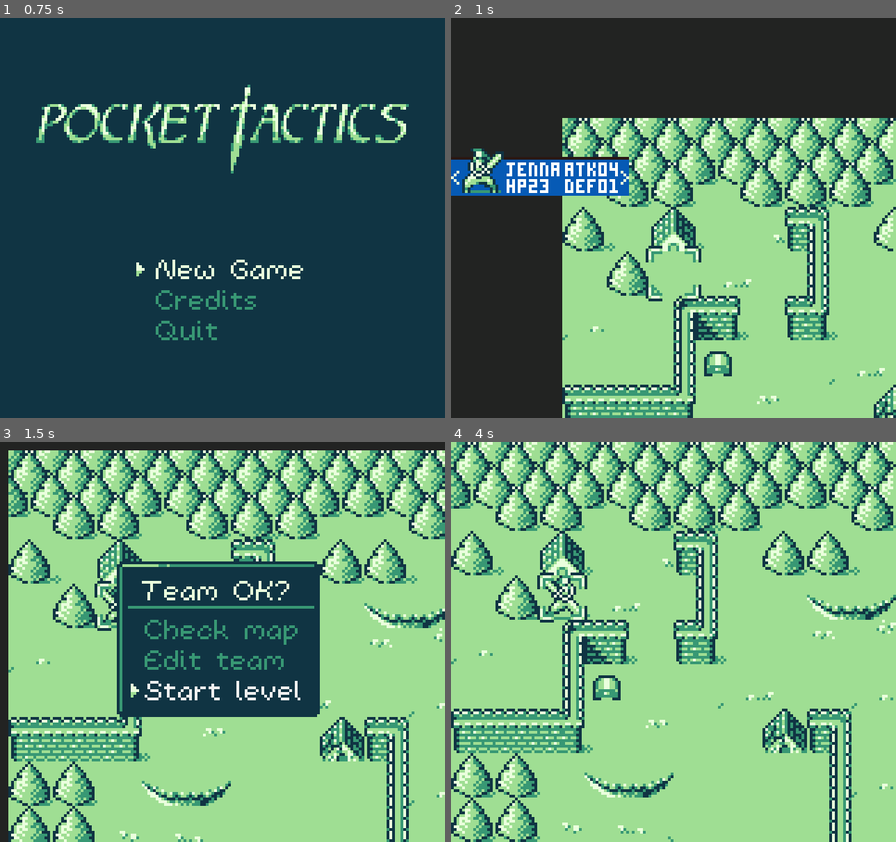
Above: before the commit, frames 1-4 (two rows, left to right).
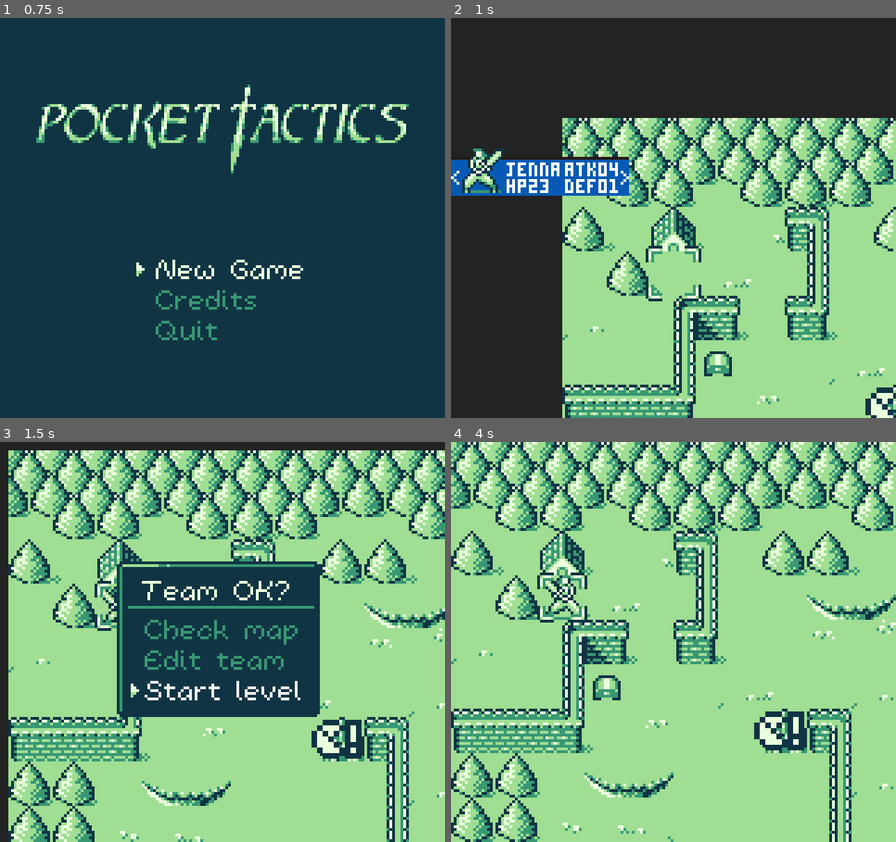
Above: after the commit, the same moments.

Repository: kevinlights/titan_tactics
Game: Godot game, scene res://scenes/landing.tscn
The game is run twice, just before and just after one commit, with the same random seed, the same clock (stepped at 60 frames per second) and the same inputs.
Inputs (mouse positions are in pixels of both pictures, inside the frame that each line leads up to):
- Up to frame 1 (0.75 s): click "New Game" at 0.5 s
- Up to frame 2 (1 s): no input
- Up to frame 3 (1.5 s): move the mouse to (320, 622) at 1.27 s; hold Right (ui_right) from 1.28 s (still down); tap Keypad Enter (ui_accept) at 1.35 s
- Up to frame 4 (4 s): tap Keypad Enter (ui_accept) at 1.52, 1.82, 2.1, 2.27, 2.57, 2.85, 3.6, 3.77 s; move the mouse to (584, 662) at 2.02 s; release Right (ui_right) at 2.03 s; hold Down (ui_down) 2.03-2.78 s; move the mouse to (718, 554) at 2.77 s; hold Right (ui_right) 2.78-3.53 s; move the mouse to (651, 722) at 3.52 s; hold Up (ui_up) from 3.53 s (still down)

Frame 1 is identical in both runs. In frame 2, 0.6% of the frame differs, in the area x 3-100%, y 32-100%; in frame 3, 0.7%, in the area x 70-82%, y 69-80%; in frame 4, 0.7%.

Commit message:
Reset title properly

Diff:
--- a/scenes/gui.tscn
+++ b/scenes/gui.tscn
@@ -147,10 +147,6 @@
 atlas = ExtResource( 20 )
 region = Rect2( 90, 18, 18, 18 )
 
-[sub_resource type="AtlasTexture" id=18]
-atlas = ExtResource( 20 )
-region = Rect2( 54, 0, 18, 18 )
-
 [sub_resource type="AtlasTexture" id=19]
 atlas = ExtResource( 20 )
 region = Rect2( 54, 18, 18, 18 )
@@ -640,7 +636,6 @@
 visible = false
 position = Vector2( 0.407799, -11.0781 )
 frames = SubResource( 13 )
-frame = 1
 playing = true
 centered = false
 offset = Vector2( -8, -2 )
@@ -662,7 +657,6 @@
 visible = false
 position = Vector2( 0, 1 )
 frames = SubResource( 13 )
-frame = 1
 playing = true
 centered = false
 offset = Vector2( -8, 8 )
@@ -671,7 +665,6 @@
 [node name="arrow" type="AnimatedSprite" parent="weaponswap"]
 position = Vector2( 44.6813, 29.1062 )
 frames = SubResource( 16 )
-frame = 1
 playing = true
 
 [node name="lvlup" type="Control" parent="."]
@@ -784,6 +777,7 @@
 [node name="arrow" type="AnimatedSprite" parent="lvlup"]
 position = Vector2( 48.6813, 58.1062 )
 frames = SubResource( 16 )
+frame = 1
 playing = true
 
 [node name="Control" type="Control" parent="lvlup"]
@@ -809,7 +803,6 @@
 
 [node name="focus" type="AnimatedSprite" parent="lvlup/Control/Ok"]
 frames = SubResource( 13 )
-frame = 1
 playing = true
 centered = false
 offset = Vector2( -2, 8 )
@@ -922,7 +915,6 @@
 position = Vector2( 11, 55 )
 frames = SubResource( 23 )
 animation = "fighter"
-frame = 1
 playing = true
 
 [node name="win" type="Control" parent="."]
@@ -1007,6 +999,7 @@
 visible = false
 position = Vector2( -2, 0 )
 frames = SubResource( 26 )
+frame = 1
 playing = true
 centered = false
 offset = Vector2( -1, 9 )
@@ -1026,6 +1019,7 @@
 visible = false
 position = Vector2( -2, -11.4519 )
 frames = SubResource( 26 )
+frame = 1
 playing = true
 centered = false
 offset = Vector2( -1, 20 )
@@ -1114,6 +1108,7 @@
 visible = false
 position = Vector2( -2, 0 )
 frames = SubResource( 26 )
+frame = 1
 playing = true
 centered = false
 offset = Vector2( -1, 9 )
@@ -1133,6 +1128,7 @@
 visible = false
 position = Vector2( -2, -11.4519 )
 frames = SubResource( 26 )
+frame = 1
 playing = true
 centered = false
 offset = Vector2( -1, 20 )
@@ -1190,6 +1186,7 @@
 visible = false
 position = Vector2( 145, 32 )
 frames = SubResource( 29 )
+frame = 1
 playing = true
 
 [node name="textsfx" type="AudioStreamPlayer" parent="dialogue"]
@@ -1223,6 +1220,7 @@
 [node name="focus" type="AnimatedSprite" parent="dialogue/branches/trigger_1"]
 visible = false
 frames = SubResource( 32 )
+frame = 1
 playing = true
 centered = false
 offset = Vector2( -2, 2 )
@@ -1257,6 +1255,7 @@
 [node name="focus" type="AnimatedSprite" parent="dialogue/branches/trigger_2"]
 visible = false
 frames = SubResource( 32 )
+frame = 1
 playing = true
 centered = false
 offset = Vector2( -2, 2 )
@@ -1288,6 +1287,7 @@
 
 [node name="focus" type="AnimatedSprite" parent="dialogue/branches/trigger_3"]
 frames = SubResource( 32 )
+frame = 1
 playing = true
 centered = false
 offset = Vector2( -2, 2 )
--- a/scenes/levels/level_1.tscn
+++ b/scenes/levels/level_1.tscn
@@ -13,6 +13,8 @@
 [ext_resource path="res://scripts/level.gd" type="Script" id=11]
 [ext_resource path="res://scenes/animated/Water2.tscn" type="PackedScene" id=12]
 [ext_resource path="res://scenes/animated/Water1.tscn" type="PackedScene" id=13]
+[ext_resource path="res://scripts/dialogue_trigger.gd" type="Script" id=14]
+[ext_resource path="res://gfx/speak.png" type="Texture" id=15]
 
 [sub_resource type="Resource" id=1]
 script = ExtResource( 10 )
@@ -196,6 +198,10 @@
 script = ExtResource( 8 )
 equipment_slot = 1
 level = 2
+
+[sub_resource type="AtlasTexture" id=18]
+atlas = ExtResource( 15 )
+region = Rect2( 0, 0, 9, 9 )
 
 [node name="level" type="Node2D"]
 script = ExtResource( 11 )
@@ -245,18 +251,30 @@
 item_spawner = SubResource( 17 )
 
 [node name="Water1" parent="map" instance=ExtResource( 13 )]
+frame = 1
 
 [node name="Water4" parent="map" instance=ExtResource( 13 )]
 position = Vector2( 160, 144 )
+frame = 1
 
 [node name="Water2" parent="map" instance=ExtResource( 12 )]
 position = Vector2( 192, 144 )
+frame = 1
 
 [node name="Water3" parent="map" instance=ExtResource( 12 )]
 position = Vector2( 128, 192 )
-frame = 1
+
+[node name="DialogueTrigger" type="Sprite" parent="map" groups=[
+"characters",
+]]
+position = Vector2( 119.244, 104.905 )
+scale = Vector2( 2, 2 )
+texture = SubResource( 18 )
+script = ExtResource( 14 )
+dialogue_id = "temple"
 
 [node name="navigation" type="Navigation2D" parent="."]
+visible = false
 position = Vector2( 65.502, 42.1491 )
 
 [node name="tile_meta" type="TileMap" parent="navigation"]
--- a/scripts/character_controller.gd
+++ b/scripts/character_controller.gd
@@ -19,6 +19,7 @@
 var tile = Vector2(0, 0)
 var is_loot = false
 var is_dead = false
+var is_trigger = false
 var healthbar
 var last_target
 
--- a/scripts/chest.gd
+++ b/scripts/chest.gd
@@ -7,6 +7,7 @@
 var looted = false
 var is_loot = true
 var is_dead = false
+var is_trigger = false
 
 # to animate loot
 var start
--- /dev/null
+++ b/scripts/dialogue_trigger.gd
@@ -0,0 +1,14 @@
+extends Sprite
+
+export(String) var dialogue_id
+export(int, "Interact", "Move") var trigger_type
+
+var tile = Vector2(0, 0)
+var is_trigger = true
+var is_loot = false
+
+# Called when the node enters the scene tree for the first time.
+func _ready():
+	tile.x = round(position.x / Game.cell_size)
+	tile.y = round(position.y / Game.cell_size)
+#	hide()
--- a/scripts/gui/dialogue.gd
+++ b/scripts/gui/dialogue.gd
@@ -66,6 +66,8 @@
 		add_child(portrait)
 	if dialogue_content.title and dialogue_content.title != "":
 		set_title(dialogue_content.title)
+	else:
+		set_title("")
 	set_text(text_blocks[0])
 	text_blocks.remove(0)
 	print("follow up texts ", text_blocks.size())
--- a/scripts/world.gd
+++ b/scripts/world.gd
@@ -143,14 +143,17 @@
 					_on_attack()
 		Game.CONTEXT.USE:
 			if is_adjacent(target, get_current()):
-				var loot = target.open(get_current().character.character_class)
-				if loot:
-					yield(get_tree().create_timer(1.0), "timeout")
-					print("item " + str(loot.name))
-					if target.item_spawner.equipment_slot == 0:
-						gui.loot(get_current().character.item_atk, loot, 0)
-					if target.item_spawner.equipment_slot == 1:
-						gui.loot(get_current().character.item_def, loot, 1)
+				if target.is_loot:
+					var loot = target.open(get_current().character.character_class)
+					if loot:
+						yield(get_tree().create_timer(1.0), "timeout")
+						print("item " + str(loot.name))
+						if target.item_spawner.equipment_slot == 0:
+							gui.loot(get_current().character.item_atk, loot, 0)
+						if target.item_spawner.equipment_slot == 1:
+							gui.loot(get_current().character.item_def, loot, 1)
+				else:
+					target.use()
 		Game.CONTEXT.MOVE:
 			get_current().move(to_world_path(current_path))
 			$path_preview.hide_path()
@@ -483,7 +486,7 @@
 func get_current_context(tile):
 	var unit = entity_at(tile)
 	if unit:
-		if unit.is_loot:
+		if unit.is_loot or unit.is_trigger:
 			return Game.CONTEXT.USE
 		elif unit.character.control == Game.CONTROL.AI:
 			return Game.CONTEXT.ATTACK
Not shown: 1 places in scenes/levels/level_1.tscn that only renumber resources
